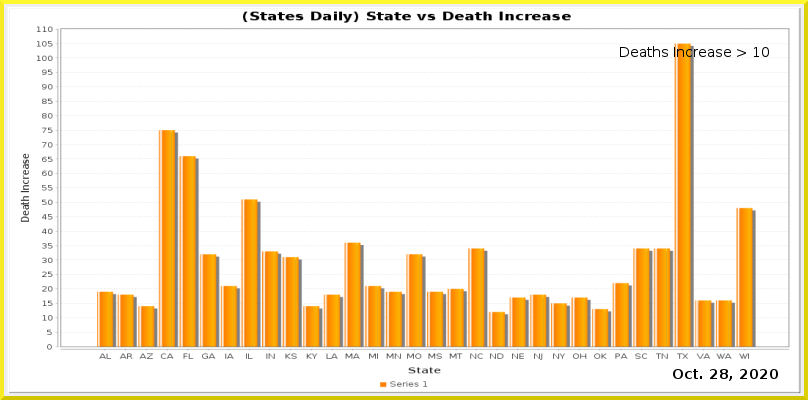
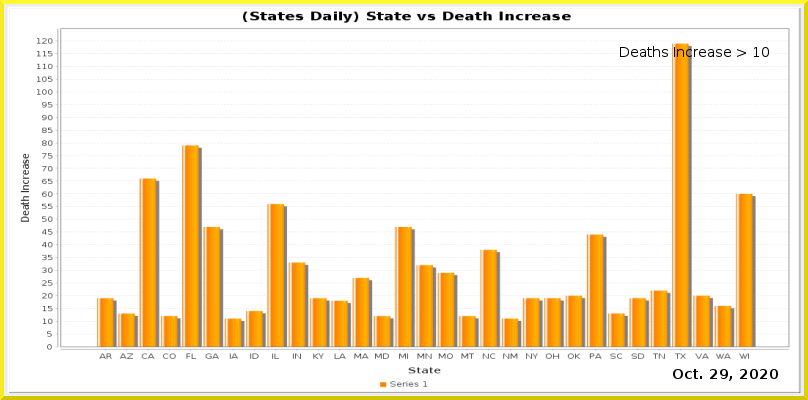
Layered file, before and after one edit (808 x 400). Changes by layer:
painted on "Current Date" over (720, 369, 728, 379)
painted on "Date_vs_TestIncrease.png" over (37, 26, 789, 360)
